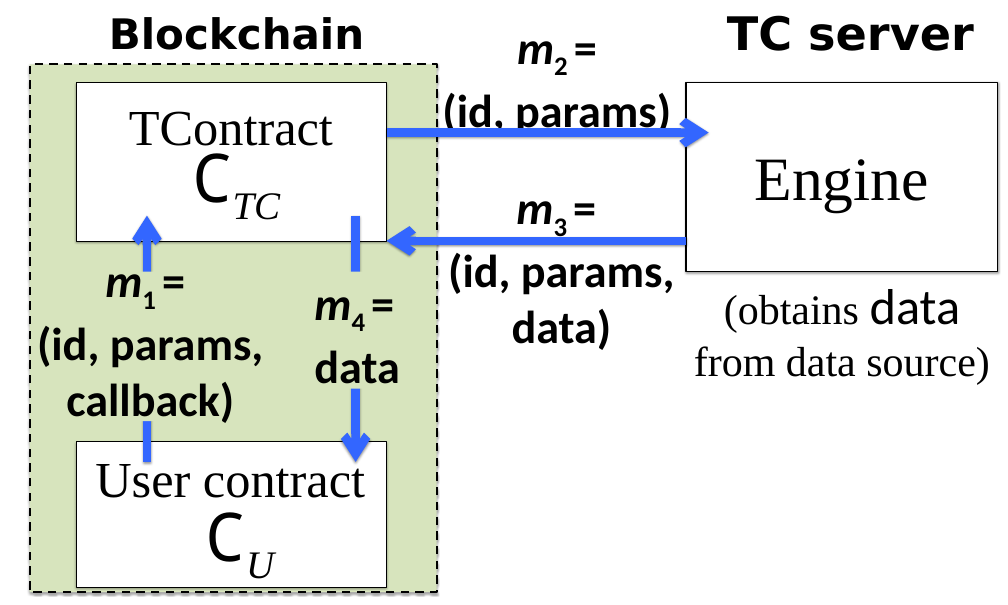
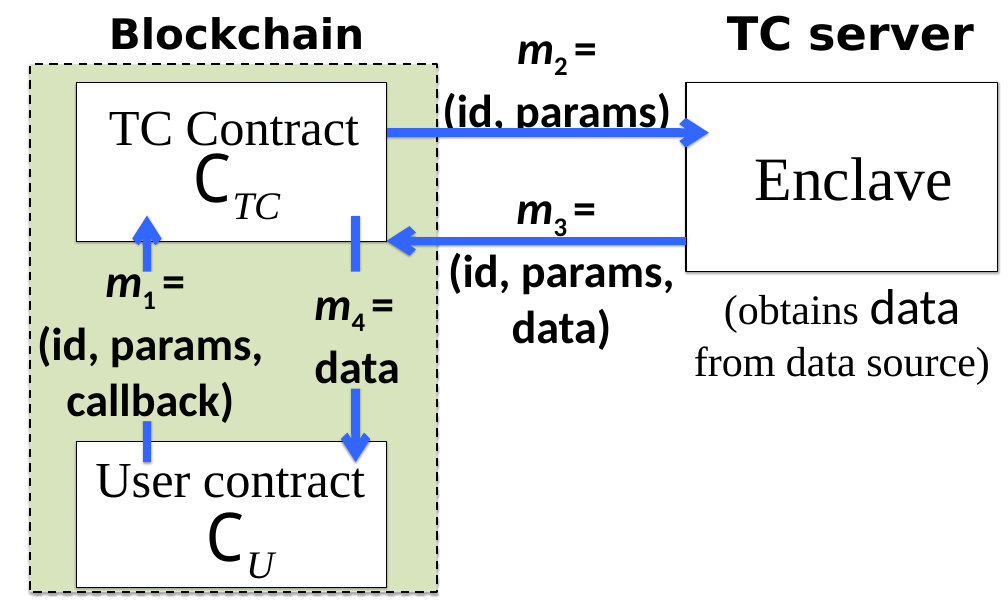
Before and after one commit to bl4ck5un/Town-Crier, a slide deck: slide 1 of writeup/figures/DataflowFig.pptx. Drawn at 1008x605 pixels with LibreOffice and Linux fonts; fonts in the diff are those of the drawing. Boxes give left, top, right and bottom in pixels: in the first picture for what was removed or moved away, otherwise in the second. Text is boxed around its words. In the diff, an @@ line names an element or a change of style, - is before the commit and + after.

```diff
--- a/writeup/figures/DataflowFig.pptx
+++ b/writeup/figures/DataflowFig.pptx
@@ text at (109,111,359,156): text changed @@
-TContract
+TC Contract
@@ text at (755,157,953,201): text changed @@
-Engine
+Enclave
```
Also in this commit, not shown: 9 other files.
